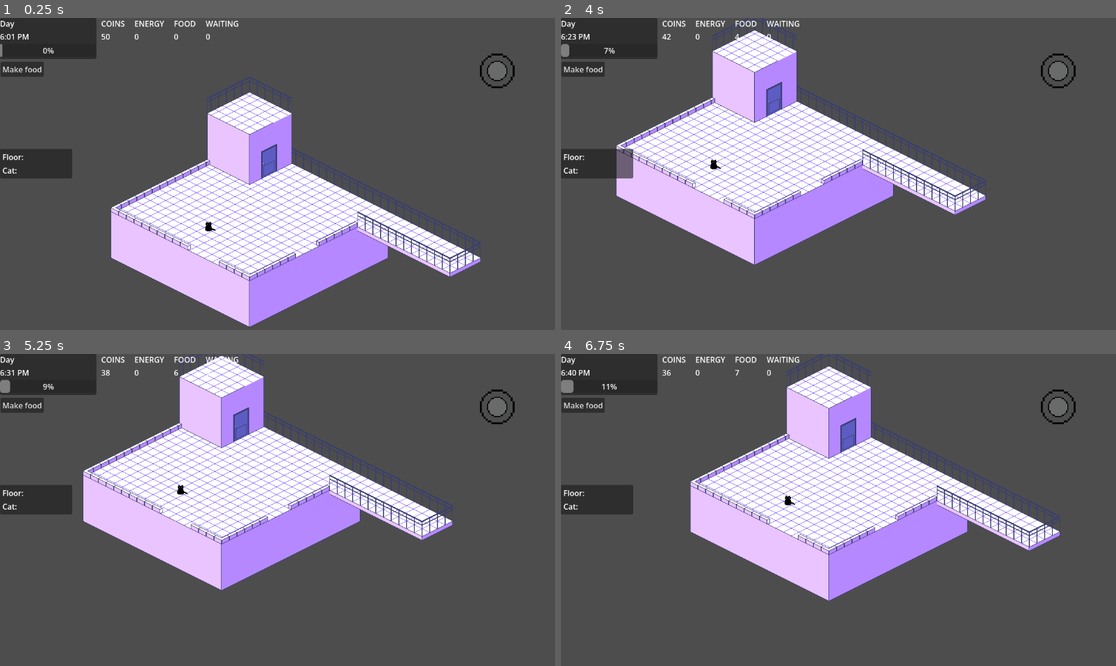
Above: before the commit, frames 1-4 (two rows, left to right).
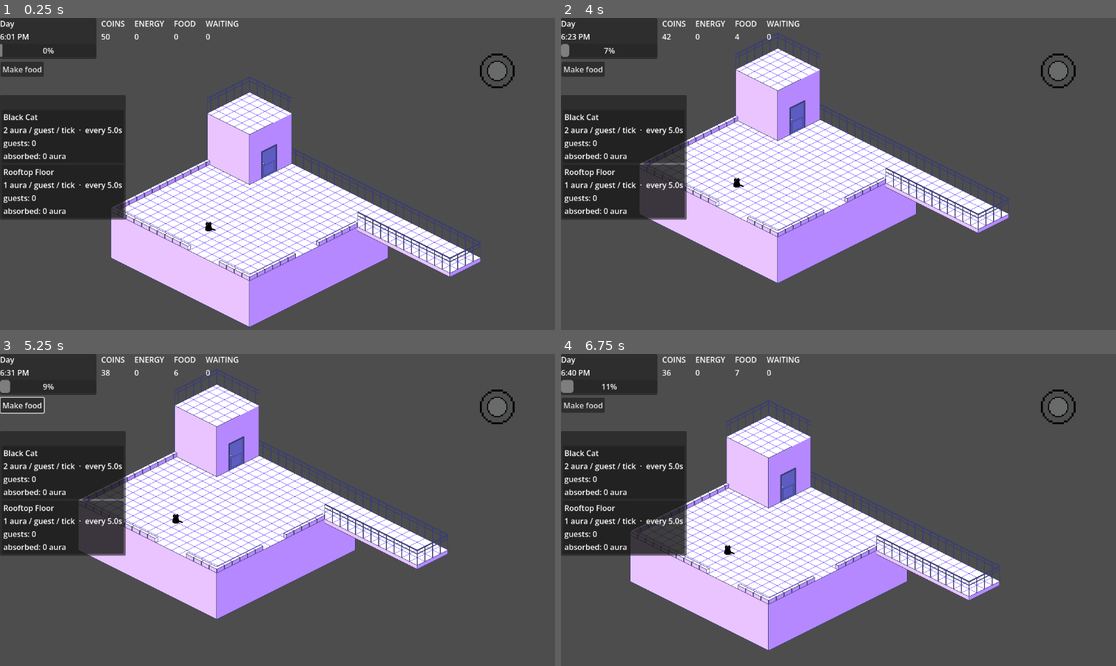
Above: after the commit, the same moments.

Repository: BloatingCat/rooftop-garden
Game: Godot game, scene res://main.tscn
Two runs of this game, one before a commit and one after it. Both use one fixed random seed, a clock stepped at 60 frames per second and the inputs below. The project has no main scene, so this scene is started directly.
Inputs (mouse positions are in pixels of both pictures, inside the frame that each line leads up to):
- Up to frame 1 (0.25 s): no input
- Up to frame 2 (4 s): click "Make food" at 0.5 s; tap Enter at 1.25, 3.5 s; move the mouse to (960, 158) at 1.27 s; hold Right (ui_right) 1.28-2 s; click (960, 158) at 1.42 s; tap Space at 2 s; drag from (727, 189) to (810, 236) at 2.02 s; move the mouse to (894, 105) at 2.77 s; hold Right (ui_right) 2.78-3.5 s; drag from (810, 236) to (672, 127) at 3.52 s
- Up to frame 3 (5.25 s): tap Space at 4.25 s; move the mouse to (444, 556) at 4.27 s; hold Left (ui_left) 4.28-5 s; tap Enter at 5 s; drag from (111, 463) to (194, 432) at 5.02 s
- Up to frame 4 (6.75 s): tap Space at 5.75 s; move the mouse to (866, 510) at 5.77 s; hold Down (ui_down) 5.78-6.5 s; click (866, 510) at 5.92 s; drag from (755, 432) to (727, 525) at 6.52 s

The runs differ from the first frame. In frame 1, 7.8% of the frame differs, in the area x 0-23%, y 24-65%; in frame 2, 24%; in frame 3, 28%; in frame 4, 38%, in the area x 0-90%, y 0-96%.

Commit message:
ProducerPanel & ProducerCard. Deleted AuraCounter

Diff:
--- a/UI/aura_counter.tscn
+++ b/UI/aura_counter.tscn
@@ -1,6 +1,6 @@
 [gd_scene format=3 uid="uid://cf42wm7gviwc0"]
 
-[ext_resource type="Script" uid="uid://cgl8lx8wdugu8" path="res://aura_counter.gd" id="1_42jfh"]
+[ext_resource type="Script" uid="uid://cgl8lx8wdugu8" path="res://ui/aura_counter.gd" id="1_42jfh"]
 
 [node name="AuraCounter" type="PanelContainer" unique_id=178298980]
 offset_right = 150.0
--- a/UI/day_counter.tscn
+++ b/UI/day_counter.tscn
@@ -1,6 +1,6 @@
 [gd_scene format=3 uid="uid://dl8grjsmk0uli"]
 
-[ext_resource type="Script" uid="uid://upfkk6wwkccv" path="res://UI/day_counter.gd" id="1_a8236"]
+[ext_resource type="Script" uid="uid://upfkk6wwkccv" path="res://ui/day_counter.gd" id="1_a8236"]
 
 [node name="DayCounter" type="PanelContainer" unique_id=789407054]
 offset_right = 200.0
--- a/UI/log_panel.tscn
+++ b/UI/log_panel.tscn
@@ -1,6 +1,6 @@
 [gd_scene format=3 uid="uid://g03octkbab36"]
 
-[ext_resource type="Script" uid="uid://ddioi7lhwma15" path="res://UI/log_panel.gd" id="1_223ox"]
+[ext_resource type="Script" uid="uid://ddioi7lhwma15" path="res://ui/log_panel.gd" id="1_223ox"]
 
 [node name="LogPanel" type="PanelContainer" unique_id=781560376]
 offset_right = 600.0
--- a/UI/make_food_button.tscn
+++ b/UI/make_food_button.tscn
@@ -1,6 +1,6 @@
 [gd_scene format=3 uid="uid://ximwq7yem4vc"]
 
-[ext_resource type="Script" uid="uid://dbccl61rgn4od" path="res://UI/make_food_button.gd" id="1_b5f3t"]
+[ext_resource type="Script" uid="uid://dbccl61rgn4od" path="res://ui/make_food_button.gd" id="1_b5f3t"]
 
 [node name="MakeFoodButton" type="VBoxContainer" unique_id=1252330523]
 offset_right = 90.0
--- /dev/null
+++ b/UI/producer_card.gd
@@ -0,0 +1,30 @@
+# res://ui/ProducerCard.gd
+class_name ProducerCard
+extends PanelContainer
+
+@onready var name_label: Label = %NameLabel
+@onready var rate_label: Label = %RateLabel
+@onready var guests_label: Label = %GuestsLabel
+@onready var cumulative_label: Label = %CumulativeLabel
+
+var _producer: Node = null
+
+func setup(producer: Node) -> void:
+	_producer = producer
+
+func _process(_delta: float) -> void:
+	if _producer == null or not is_instance_valid(_producer):
+		return
+	name_label.text = _producer.display_name
+	rate_label.text = "%d aura / guest / tick  ·  every %.1fs" % [
+		_producer.aura_per_guest_per_tick,
+		_producer.tick_interval
+	]
+	# cat uses guests_in_range, floor uses guests_present
+	var guests: int = 0
+	if _producer.get("guests_in_range") != null:
+		guests = _producer.guests_in_range
+	elif _producer.get("guests_present") != null:
+		guests = _producer.guests_present
+	guests_label.text = "guests: %d" % guests
+	cumulative_label.text = "absorbed: %d aura" % _producer.cumulative_aura
--- /dev/null
+++ b/UI/producer_card.tscn
@@ -0,0 +1,34 @@
+[gd_scene format=3 uid="uid://bx5rv8yb6eun1"]
+
+[ext_resource type="Script" uid="uid://cr8chdghxh77a" path="res://ui/producer_card.gd" id="1_tnhkh"]
+
+[node name="ProducerCard" type="PanelContainer" unique_id=964978519]
+offset_right = 75.0
+offset_bottom = 110.0
+script = ExtResource("1_tnhkh")
+
+[node name="MarginContainer" type="MarginContainer" parent="." unique_id=2138719143]
+layout_mode = 2
+theme_override_constants/margin_left = 3
+theme_override_constants/margin_top = 3
+theme_override_constants/margin_right = 3
+theme_override_constants/margin_bottom = 3
+
+[node name="VBoxContainer" type="VBoxContainer" parent="MarginContainer" unique_id=323687619]
+layout_mode = 2
+
+[node name="NameLabel" type="Label" parent="MarginContainer/VBoxContainer" unique_id=581999996]
+unique_name_in_owner = true
+layout_mode = 2
+
+[node name="RateLabel" type="Label" parent="MarginContainer/VBoxContainer" unique_id=663374714]
+unique_name_in_owner = true
+layout_mode = 2
+
+[node name="GuestsLabel" type="Label" parent="MarginContainer/VBoxContainer" unique_id=2044349372]
+unique_name_in_owner = true
+layout_mode = 2
+
+[node name="CumulativeLabel" type="Label" parent="MarginContainer/VBoxContainer" unique_id=247580671]
+unique_name_in_owner = true
+layout_mode = 2
--- /dev/null
+++ b/UI/producer_panel.gd
@@ -0,0 +1,15 @@
+# res://ui/ProducerPanel.gd
+class_name ProducerPanel
+extends PanelContainer
+
+const CARD_SCENE := preload("res://ui/producer_card.tscn")
+
+@onready var card_list: VBoxContainer = %CardList
+
+func _ready() -> void:
+	Events.producer_registered.connect(_on_producer_registered)
+
+func _on_producer_registered(producer: Node) -> void:
+	var card := CARD_SCENE.instantiate() as ProducerCard
+	card_list.add_child(card)
+	card.setup(producer)
--- /dev/null
+++ b/UI/producer_panel.tscn
@@ -0,0 +1,26 @@
+[gd_scene format=3 uid="uid://2fsgkljnx8ek"]
+
+[ext_resource type="Script" uid="uid://3p27tbm7qwc4" path="res://ui/producer_panel.gd" id="1_so1hh"]
+
+[node name="ProducerPanel" type="PanelContainer" unique_id=886497951]
+offset_right = 40.0
+offset_bottom = 40.0
+script = ExtResource("1_so1hh")
+
+[node name="MarginContainer" type="MarginContainer" parent="." unique_id=745416279]
+layout_mode = 2
+theme_override_constants/margin_left = 4
+theme_override_constants/margin_top = 4
+theme_override_constants/margin_right = 4
+theme_override_constants/margin_bottom = 4
+
+[node name="VBoxContainer" type="VBoxContainer" parent="MarginContainer" unique_id=1886086718]
+layout_mode = 2
+
+[node name="HeaderLabel" type="Label" parent="MarginContainer/VBoxContainer" unique_id=1738853883]
+unique_name_in_owner = true
+layout_mode = 2
+
+[node name="CardList" type="VBoxContainer" parent="MarginContainer/VBoxContainer" unique_id=336060755]
+unique_name_in_owner = true
+layout_mode = 2
--- a/UI/stats_bar.tscn
+++ b/UI/stats_bar.tscn
@@ -1,6 +1,6 @@
 [gd_scene format=3 uid="uid://r8f1a2a0i6cu"]
 
-[ext_resource type="Script" uid="uid://govbrba4qc4h" path="res://UI/stats_bar.gd" id="1_6vrqj"]
+[ext_resource type="Script" uid="uid://govbrba4qc4h" path="res://ui/stats_bar.gd" id="1_6vrqj"]
 
 [node name="StatsBar" type="HBoxContainer" unique_id=1366430180]
 offset_right = 40.0
--- a/autoloads/events.gd
+++ b/autoloads/events.gd
@@ -17,3 +17,5 @@
 
 signal cat_petted(stored_aura: int)
 signal cat_harvested(amount: int)
+
+signal producer_registered(producer: Node)
--- a/main.tscn
+++ b/main.tscn
@@ -1,13 +1,13 @@
 [gd_scene format=3 uid="uid://cyvs4f5mbu7rc"]
 
 [ext_resource type="Script" uid="uid://dgwcwu1f2phol" path="res://main.gd" id="1_7mycd"]
-[ext_resource type="PackedScene" uid="uid://dl8grjsmk0uli" path="res://UI/day_counter.tscn" id="1_h2yge"]
-[ext_resource type="PackedScene" uid="uid://r8f1a2a0i6cu" path="res://UI/stats_bar.tscn" id="2_1bvp3"]
-[ext_resource type="PackedScene" uid="uid://ximwq7yem4vc" path="res://UI/make_food_button.tscn" id="3_lquwl"]
+[ext_resource type="PackedScene" uid="uid://dl8grjsmk0uli" path="res://ui/day_counter.tscn" id="1_h2yge"]
+[ext_resource type="PackedScene" uid="uid://r8f1a2a0i6cu" path="res://ui/stats_bar.tscn" id="2_1bvp3"]
+[ext_resource type="PackedScene" uid="uid://ximwq7yem4vc" path="res://ui/make_food_button.tscn" id="3_lquwl"]
 [ext_resource type="PackedScene" uid="uid://curc8ntwde18m" path="res://systems/customer_system.tscn" id="4_1bvp3"]
 [ext_resource type="PackedScene" uid="uid://ccvel08cbwxpp" path="res://characters/cat/joystick.tscn" id="5_kek77"]
 [ext_resource type="PackedScene" uid="uid://q8sbte2cob1" path="res://systems/serving_system.tscn" id="6_7mycd"]
-[ext_resource type="PackedScene" uid="uid://cf42wm7gviwc0" path="res://UI/aura_counter.tscn" id="6_ycdy4"]
+[ext_resource type="PackedScene" uid="uid://2fsgkljnx8ek" path="res://ui/producer_panel.tscn" id="6_w48qg"]
 [ext_resource type="PackedScene" uid="uid://dj0mfdk2dnxwo" path="res://game _view/background.tscn" id="7_272bh"]
 [ext_resource type="Resource" uid="uid://bw5ujxcn2f0se" path="res://data/guest_demon/guest_demon.tres" id="7_efxa6"]
 [ext_resource type="Script" uid="uid://i5g4d2ihbms0" path="res://game _view/camera.gd" id="8_5vw27"]
@@ -40,9 +40,9 @@
 offset_right = 1068.0
 offset_bottom = 146.0
 
-[node name="AuraCounter" parent="UI" unique_id=178298980 instance=ExtResource("6_ycdy4")]
-offset_top = 272.0
-offset_bottom = 333.0
+[node name="ProducerPanel" parent="UI" unique_id=886497951 instance=ExtResource("6_w48qg")]
+offset_top = 160.0
+offset_bottom = 200.0
 
 [node name="CustomerSystem" parent="." unique_id=2104764177 node_paths=PackedStringArray("guest_anchor") instance=ExtResource("4_1bvp3")]
 guest_anchor = NodePath("../Node2D")
--- a/systems/producers/cat_producer.gd
+++ b/systems/producers/cat_producer.gd
@@ -4,27 +4,34 @@
 @export var tick_interval: float = 5.0
 @export var aura_per_guest_per_tick: int = 2
 @export var proximity_radius: float = 80.0
+@export var display_name: String = "Black Cat"
 
 var stored_aura: int = 0
+var cumulative_aura: int = 0
+var guests_in_range: int = 0
 var _accum: float = 0.0
 var _pool: AuraParticlePool = null
 
 func _ready() -> void:
 	await get_tree().process_frame
 	_pool = get_tree().get_first_node_in_group("aura_pool")
+	Events.producer_registered.emit(self)
 
 func _process(delta: float) -> void:
 	_accum += delta
 	if _accum < tick_interval:
 		return
 	_accum -= tick_interval
-	var nearby_guests := _get_nearby_guests()
-	if nearby_guests.is_empty():
+	var nearby := _get_nearby_guests()
+	guests_in_range = nearby.size()
+	if guests_in_range == 0:
 		return
-	var gained := nearby_guests.size() * aura_per_guest_per_tick
+	var gained := guests_in_range * aura_per_guest_per_tick
 	stored_aura += gained
+	GameState.aura += gained
+	cumulative_aura += gained
 	Events.aura_gained.emit(gained, "cat")
-	_spawn_dots(nearby_guests, get_parent() as Node2D)
+	_spawn_dots(nearby)
 
 func _get_nearby_guests() -> Array:
 	var cat := get_parent() as Node2D
@@ -53,9 +60,10 @@
 			count += 1
 	return count
 
-func _spawn_dots(nearby_guests: Array, cat: Node2D) -> void:
+func _spawn_dots(nearby_guests: Array) -> void:
 	if _pool == null:
 		return
+	var cat := get_parent() as Node2D
 	for c in nearby_guests:
 		if not c.has("node") or not is_instance_valid(c["node"]):
 			continue
--- a/systems/producers/floor_producer.gd
+++ b/systems/producers/floor_producer.gd
@@ -4,28 +4,33 @@
 @export var tick_interval: float = 5.0
 @export var aura_per_guest_per_tick: int = 1
 @export var floor_y: float = 400.0
+@export var display_name: String = "Rooftop Floor"
 
+var cumulative_aura: int = 0
+var guests_present: int = 0
 var _accum: float = 0.0
 var _pool: AuraParticlePool = null
 
 func _ready() -> void:
 	await get_tree().process_frame
 	_pool = get_tree().get_first_node_in_group("aura_pool")
+	Events.producer_registered.emit(self)
 
 func _process(delta: float) -> void:
+	guests_present = GameState.customers.size()
 	_accum += delta
 	if _accum < tick_interval:
 		return
 	_accum -= tick_interval
-	var n := GameState.customers.size()
-	if n == 0:
+	if guests_present == 0:
 		return
-	GameState.aura += n * aura_per_guest_per_tick
-	Events.aura_gained.emit(n * aura_per_guest_per_tick, "floor")
+	var gained := guests_present * aura_per_guest_per_tick
+	GameState.aura += gained
+	cumulative_aura += gained
+	Events.aura_gained.emit(gained, "floor")
 	_spawn_dots()
 
 func _spawn_dots() -> void:
-	print("spawning dots, pool: ", _pool)
 	if _pool == null:
 		return
 	for c in GameState.customers:
Renamed: aura_counter.gd -> UI/aura_counter.gd
Renamed: aura_counter.gd.uid -> UI/aura_counter.gd.uid
Not shown, added: UI/producer_card.gd.uid
Not shown, added: UI/producer_panel.gd.uid
Binary file removed: npc.png
Not shown, removed: npc.png.import
